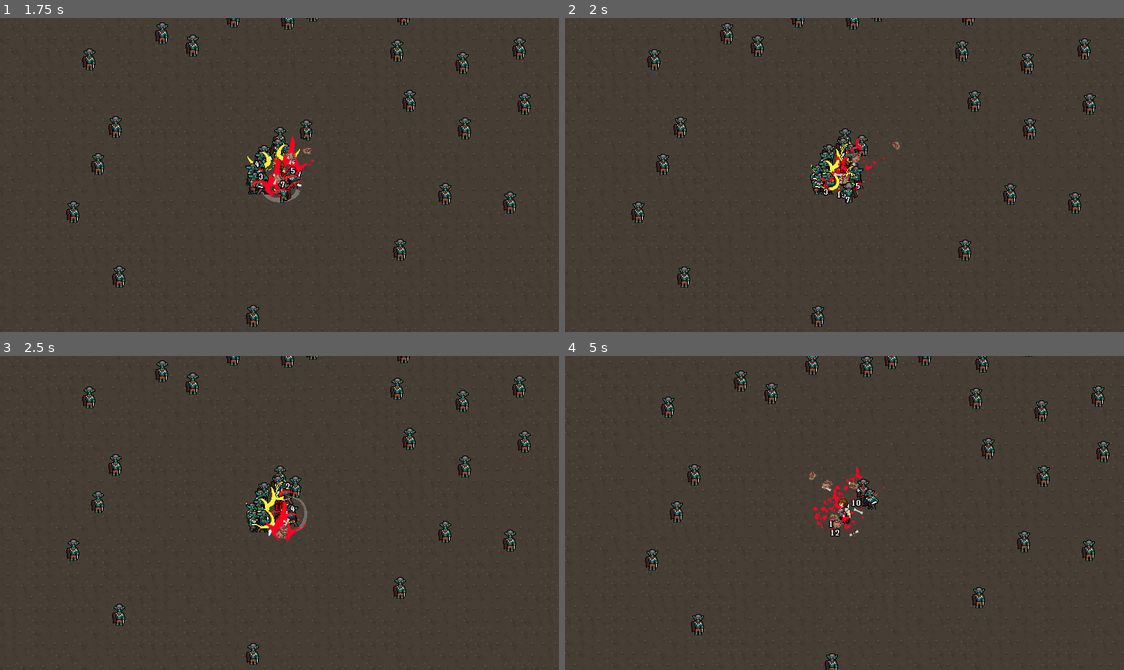
Above: before the commit, frames 1-4 (two rows, left to right).
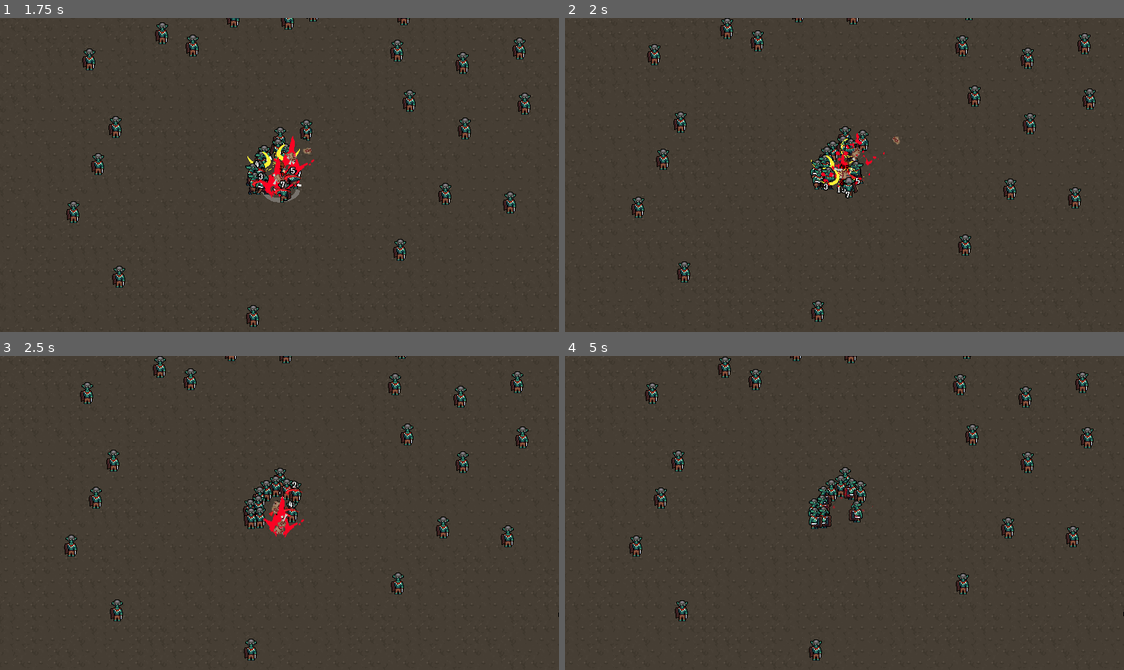
Above: after the commit, the same moments.

Repository: Tohll/Otherworld
Game: Godot game, scene res://scenes/main.tscn
The game is run twice, just before and just after one commit, with the same random seed, the same clock (stepped at 60 frames per second) and the same inputs.
Inputs (mouse positions are in pixels of both pictures, inside the frame that each line leads up to):
- Up to frame 1 (1.75 s): move the mouse to (402, 159) at 0.52 s; hold D (player_right) 0.53-1.28 s; click (402, 159) at 0.6 s; move the mouse to (167, 190) at 1.27 s; hold S (player_down) from 1.28 s (still down); click (167, 190) at 1.35 s
- Up to frame 2 (2 s): keep holding S (player_down)
- Up to frame 3 (2.5 s): move the mouse to (335, 443) at 2.02 s; release S (player_down) at 2.03 s; hold D (player_right) from 2.03 s (still down); click (335, 443) at 2.1 s
- Up to frame 4 (5 s): move the mouse to (816, 575) at 2.77 s; release D (player_right) at 2.78 s; hold W (player_up) 2.78-3.53 s; click (816, 575) at 2.85 s; move the mouse to (1012, 560) at 3.52 s; hold A (player_left) from 3.53 s (still down); click (1012, 560) at 3.6 s; move the mouse to (676, 465) at 4.27 s; click (676, 465) at 4.35 s

Frame 1 is identical in both runs. In frame 2, 4.2% of the frame differs, in the area x 11-95%, y 0-99%; in frame 3, 4.3%; in frame 4, 5.9%, in the area x 11-100%, y 0-100%.

Commit message:
AbsCaracter done + player death

Diff:
--- a/scenes/objects/player.tscn
+++ b/scenes/objects/player.tscn
@@ -529,7 +529,7 @@
 texture = ExtResource("1_8f7qk")
 hframes = 12
 vframes = 15
-frame = 18
+frame = 10
 
 [node name="player_animation_player" type="AnimationPlayer" parent="."]
 libraries = {
--- /dev/null
+++ b/scripts/AbsCaracter.gd
@@ -0,0 +1,40 @@
+class_name AbsCaracter extends CharacterBody2D
+
+const DAMAGE_INDICATOR = preload("res://scenes/objects/damage_indicator.tscn")
+const BLOOD_EFFECT = preload("res://scenes/objects/blood_effects.tscn")
+const DEATH_EFFECT = preload("res://scenes/objects/death_particles.tscn")
+const ENEMY_GRAY = Color(1.0,1.0,1.0,1.0)
+
+var speed
+var is_attacking =false
+var is_dead = false
+var player = null
+var max_life
+var current_life
+var indicator_position
+var damage_color = null
+
+func spawn_effect(effect: PackedScene):
+	if effect:
+		var effect_instance = effect.instantiate()
+		add_child(effect_instance)
+		return effect_instance
+
+func take_damage(damages: int):
+	if !is_dead:
+		var indicator = spawn_effect(DAMAGE_INDICATOR)
+		spawn_effect(BLOOD_EFFECT)
+		if indicator:
+			indicator.position = indicator_position
+			indicator.set_str_text(str(damages))
+			if damage_color:
+				indicator.set_str_color(damage_color)
+			current_life = current_life - damages
+			if current_life <= 0:
+				current_life = 0
+				death()
+
+func death():
+	get_node("CollisionShape2D").set_deferred("disabled", true)
+	is_dead = true
+	spawn_effect(DEATH_EFFECT)
--- a/scripts/goblin_warrior.gd
+++ b/scripts/goblin_warrior.gd
@@ -1,21 +1,12 @@
-extends CharacterBody2D
-
-const MAX_LIFE = 10
-const DAMAGE_INDICATOR = preload("res://scenes/objects/damage_indicator.tscn")
-const BLOOD_EFFECT = preload("res://scenes/objects/blood_effects.tscn")
-const DEATH_EFFECT = preload("res://scenes/objects/death_particles.tscn")
-const ENEMY_GRAY = Color(1.0,1.0,1.0,1.0)
-
-var speed = 100
-var is_attacking
-var is_dead = false
-var player = null
-var current_life = MAX_LIFE
-
+extends AbsCaracter
 
 func _ready():
+	speed = 100
+	max_life = 10
+	current_life = max_life
 	velocity = Vector2.ZERO
-	is_attacking = false
+	indicator_position = Vector2(0,15)
+	damage_color = ENEMY_GRAY
 
 func _process(_delta):
 	if !is_dead:
@@ -54,28 +45,6 @@
 		"idle_sprite":
 			get_node("idle_sprite").show()
 
-func spawn_effect(effect: PackedScene):
-	if effect:
-		var effect_instance = effect.instantiate()
-		add_child(effect_instance)
-		return effect_instance
-
-func take_damage(damages: int):
-	var indicator = spawn_effect(DAMAGE_INDICATOR)
-	spawn_effect(BLOOD_EFFECT)
-	if indicator:
-		indicator.position = Vector2(0,15)
-		indicator.set_str_text(str(damages))
-		indicator.set_str_color(ENEMY_GRAY)
-		current_life = current_life - damages
-		if current_life <= 0:
-			current_life = 0
-			death()
-
-func death():
-	is_dead = true
-	spawn_effect(DEATH_EFFECT)
-
 func die():
 	queue_free()
 
--- a/scripts/player.gd
+++ b/scripts/player.gd
@@ -1,20 +1,20 @@
-extends CharacterBody2D
+extends AbsCaracter
 
-const SPEED = 200
-const DAMAGE_INDICATOR = preload("res://scenes/objects/damage_indicator.tscn")
-const BLOOD_EFFECT = preload("res://scenes/objects/blood_effects.tscn")
-const MAX_LIFE = 500
+signal player_death
 
-var is_attacking = false
-var current_life = MAX_LIFE
-
-signal player_hit
+func _ready():
+	speed = 200
+	max_life = 200
+	current_life = max_life
+	indicator_position = Vector2(0,10)
 
 func _process(_delta):
-	get_input()
+	if !is_dead:
+		get_input()
 
 func _physics_process(_delta):
-	move_and_slide()
+	if !is_dead:
+		move_and_slide()
 
 func get_input():
 	if Input.is_action_just_pressed("player_basic_attack"):
@@ -24,7 +24,7 @@
 	if (!is_attacking):
 		var input_direction = Input.get_vector("player_left","player_right","player_up","player_down")
 		input_direction = input_direction.normalized()
-		velocity = input_direction * SPEED
+		velocity = input_direction * speed
 		if velocity == Vector2.ZERO:
 			$AnimationTree.get("parameters/playback").travel("idle")
 		else:
@@ -33,21 +33,11 @@
 			$AnimationTree.set("parameters/idle/blend_position",velocity)
 			$AnimationTree.set("parameters/basic_attack/blend_position",velocity)
 
-func spawn_effect(effect: PackedScene):
-	if effect:
-		var effect_instance = effect.instantiate()
-		add_child(effect_instance)
-		return effect_instance
+func hide_sprites():
+	get_node("player_sheet").hide()
 
-func take_damage(damages: int):
-	var indicator = spawn_effect(DAMAGE_INDICATOR)
-	spawn_effect(BLOOD_EFFECT)
-	if indicator:
-		indicator.position = Vector2(0,10)
-		indicator.set_str_text(str(damages))
-		current_life = current_life - damages
-		if current_life <= 0:
-			current_life = 0
+func die():
+	emit_signal("player_death")
 
 func _on_animation_tree_animation_finished(_anim_name):
 	is_attacking = false
